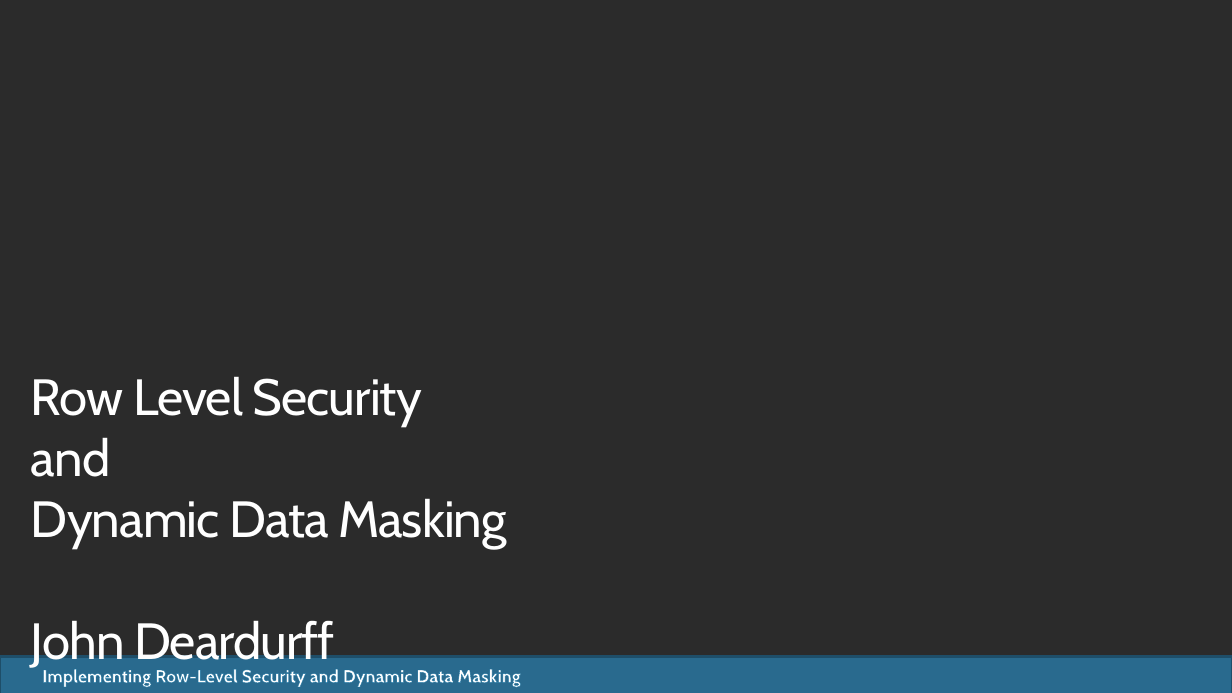
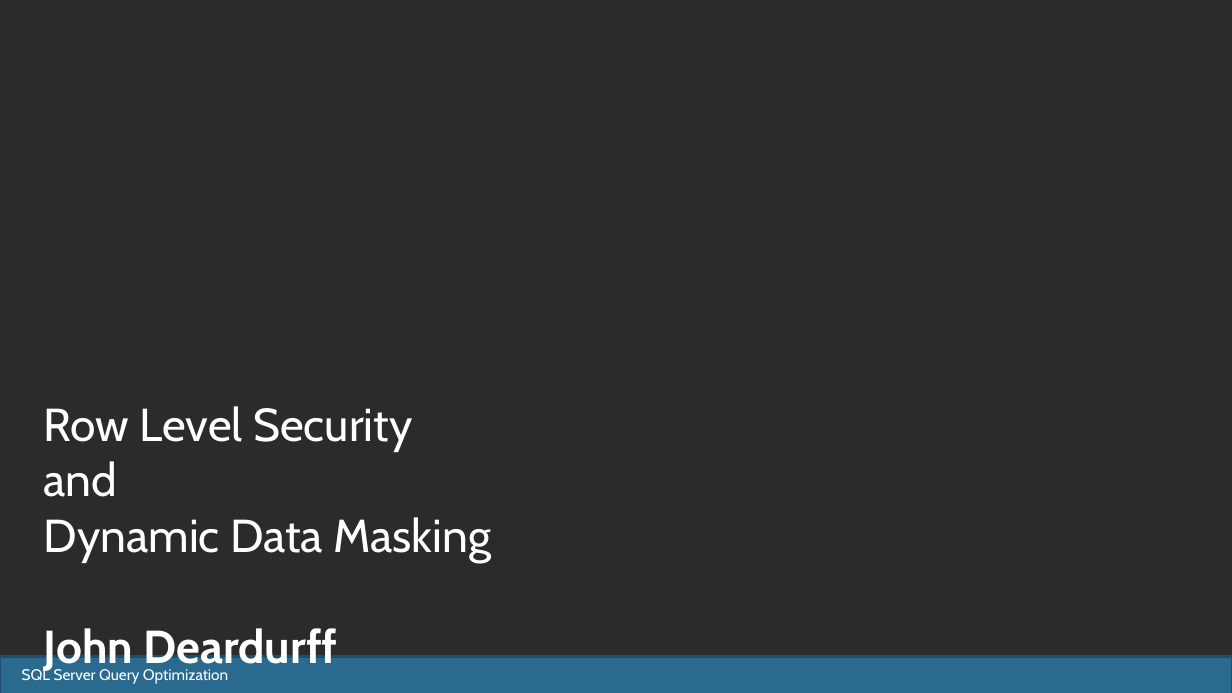
Before and after one commit to XiongYTest/SQL_Security, a slide deck: slide 1 of Security_Essentials/JD_RLS_DDM.pptx. Drawn at 1232x693 pixels with LibreOffice and Linux fonts; fonts in the diff are those of the drawing; background and template pictures are left out; a plain dark background stands for a picture behind light text. Boxes give left, top, right and bottom in pixels: in the first picture for what was removed or moved away, otherwise in the second. Text is boxed around its words. In the diff, an @@ line names an element or a change of style, - is before the commit and + after.

```diff
--- a/Security_Essentials/JD_RLS_DDM.pptx
+++ b/Security_Essentials/JD_RLS_DDM.pptx
@@ title "Row Level Security and Dynamic ...": place and size @@
-title "Row Level Security and Dynamic ..." at (31, 376, 507, 671)
+title "Row Level Security and Dynamic ..." at (44, 406, 491, 674)
@@ title "Row Level Security and Dynamic ..." at (44, 406, 491, 674): size 39.7 to 36 pt, letter spacing -0.7 to 0 pt; bold on in "John Deardurff"; less space between paragraphs @@
@@ text added at (22, 667, 228, 684), 12 pt, text #FFFFFF @@
+SQL Server Query Optimization
@@ text removed at (42, 669, 520, 687) @@
-Implementing Row-Level Security and Dynamic Data Masking
```
Also in this commit, not shown: 1 slide added, 1 slide removed, 1 other file.
